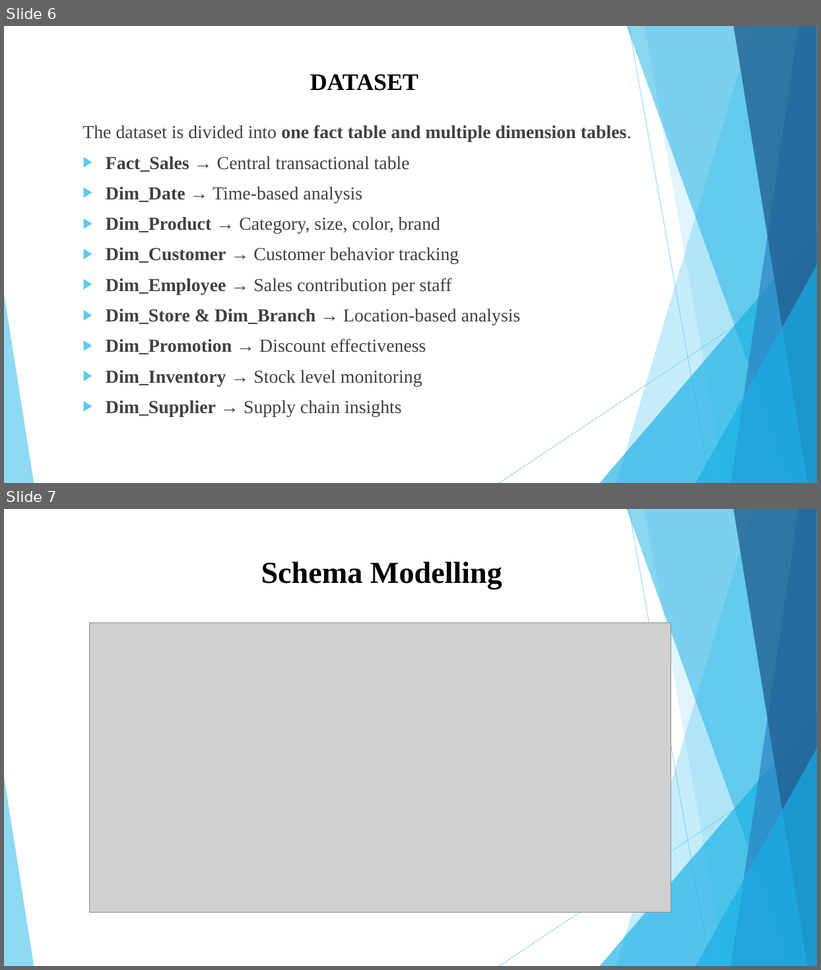
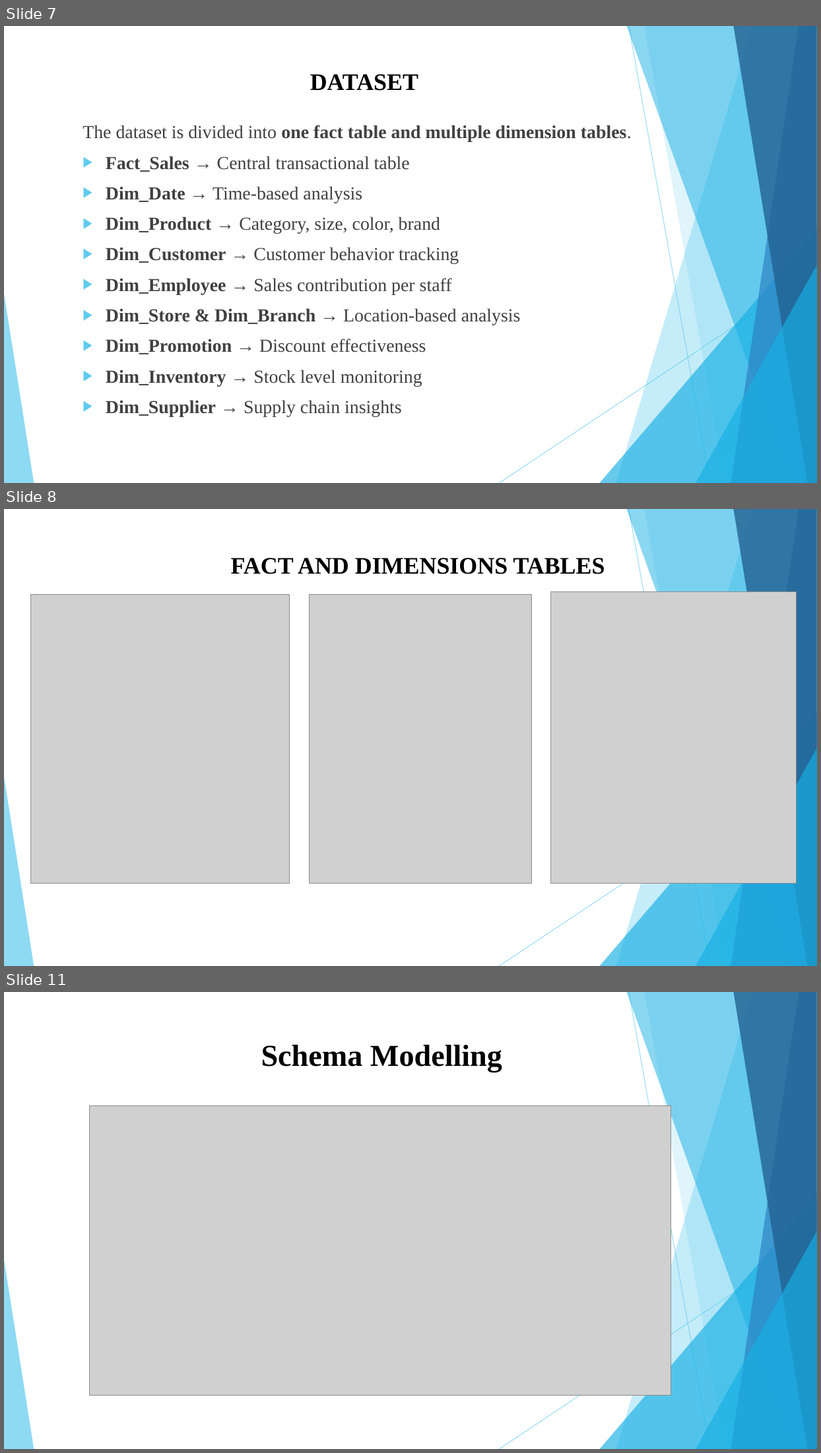
Before and after one commit to HemalaR/Smart-Analytics-For-Fashion-Sales, a slide deck: Smart Retail Analytics for Fashion Sales.pptx. Shown one above the other, each under a label of ours: slides 6 and 7 before the commit, slides 7, 8 and 11 after it; the slides between them are not shown. The pictures are 821x970 and 821x1453 pixels, drawn with LibreOffice and Linux fonts; fonts in the diff are those of the drawing; grey boxes stand for pictures. Boxes give left, top, right and bottom in pixels: in the first picture for what was removed or moved away, otherwise in the second. Text is boxed around its words. In the diff, an @@ line names an element or a change of style, - is before the commit and + after.

```diff
--- a/Smart Retail Analytics for Fashion Sales.pptx
+++ b/Smart Retail Analytics for Fashion Sales.pptx
@@ slide 8 added at box(4, 509, 817, 966), background #FFFFFF; not listed: 10 template elements that a slide beside it also shows @@
@@ text added at box(231, 558, 605, 574), 28 pt, text #000000, bold @@
+FACT AND DIMENSIONS TABLES
@@ picture added at box(30, 594, 290, 884) @@
@@ picture added at box(309, 594, 531, 883) @@
@@ picture added at box(551, 592, 797, 883) @@
@@ what was slide 6 is now slide 7 @@
@@ what was slide 7 is now slide 11 @@
```
Also in this commit, not shown: 1 slide changed, 3 other slides added.
